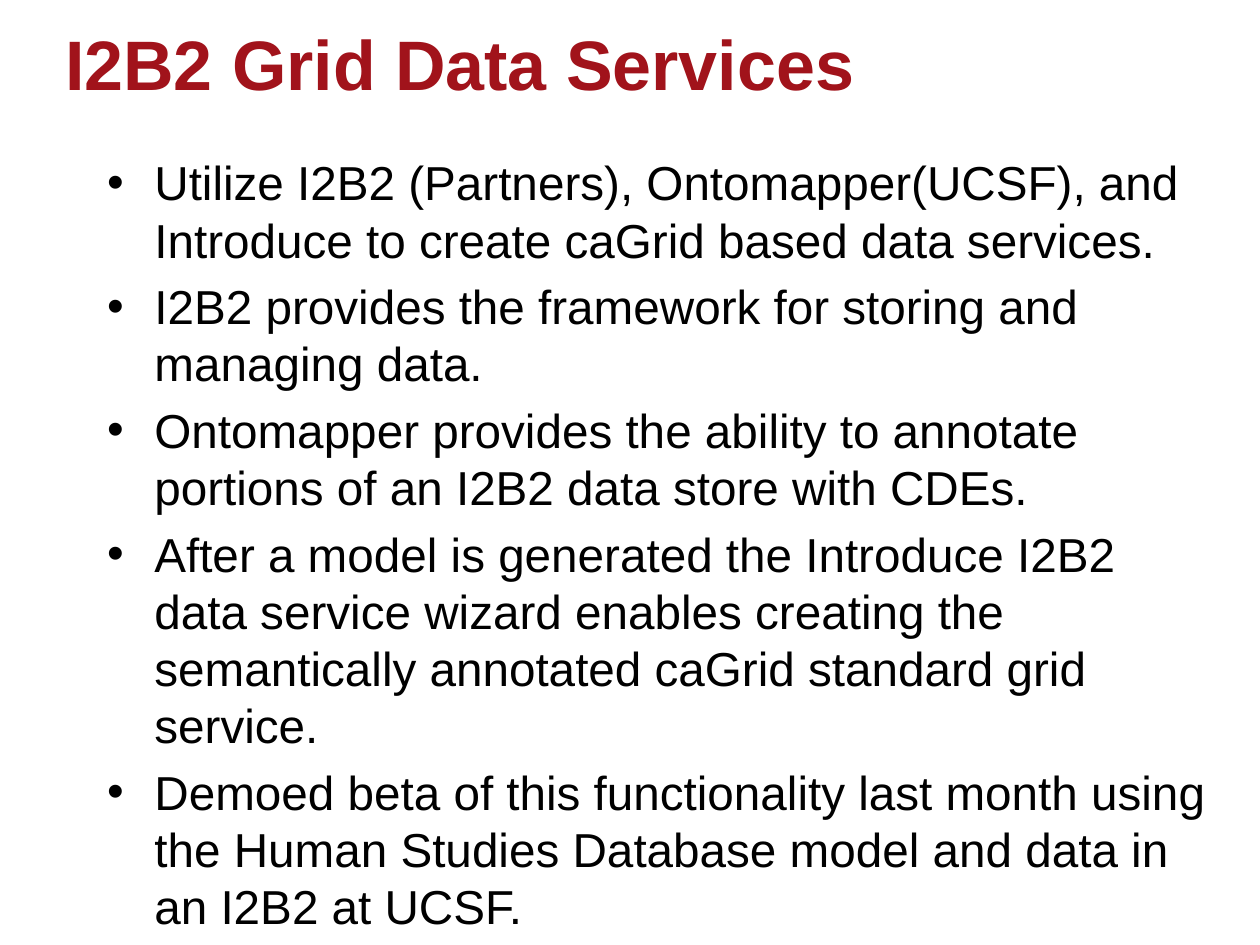
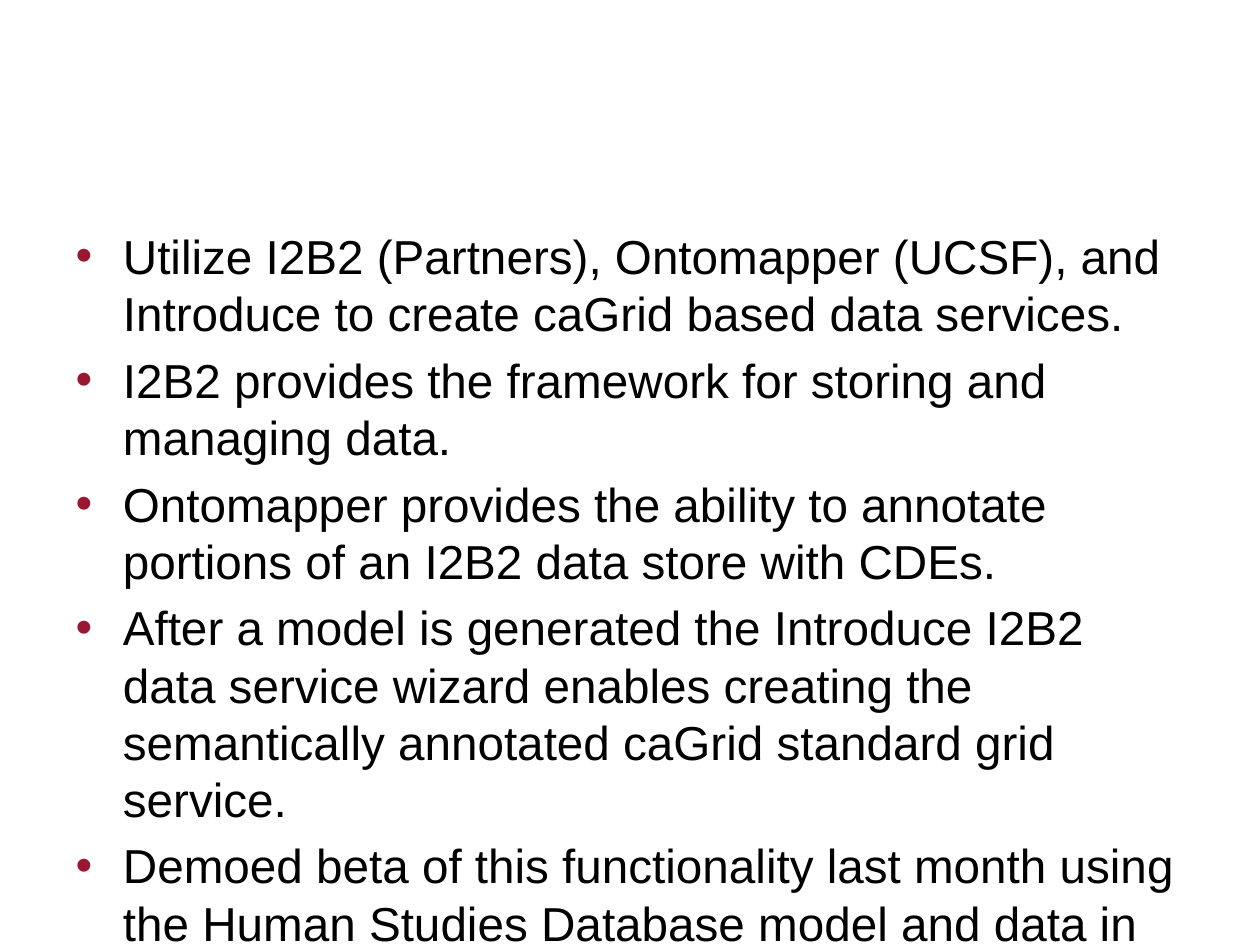
Before and after one commit to NCIP/cagrid-docs, a slide deck: slide 17 of general/presentations/200910_VCDE_ARCH/Adopting-Adapting-caGrid.pptx (slide 18 before the commit). Drawn at 1260x945 pixels with LibreOffice and Linux fonts; fonts in the diff are those of the drawing; background and template pictures are left out. Boxes give left, top, right and bottom in pixels: in the first picture for what was removed or moved away, otherwise in the second. Text is boxed around its words. In the diff, an @@ line names an element or a change of style, - is before the commit and + after.

```diff
--- a/general/presentations/200910_VCDE_ARCH/Adopting-Adapting-caGrid.pptx
+++ b/general/presentations/200910_VCDE_ARCH/Adopting-Adapting-caGrid.pptx
@@ title "I2B2 Grid Data Services": place and size @@
-title "I2B2 Grid Data Services" at (65,39,854,91)
+title "I2B2 Grid Data Services" at (266,240,1123,332)
@@ title "I2B2 Grid Data Services" at (266,240,1123,332): size 40 to 36 pt, text colour #A1131B to #FFFFFF; alignment left to right @@
@@ text "Utilize I2B2 (Partners), Ontomapper (UCSF), ...": place and size @@
-text "Utilize I2B2 (Partners), Ontomapper (UCSF), ..." at (154,165,1205,868)
+text "Utilize I2B2 (Partners), Ontomapper (UCSF), ..." at (123,239,1174,942)
@@ text at (123,239,1160,332): text changed @@
-• Utilize I2B2 (Partners), Ontomapper(UCSF), and Introduce to create caGrid based data services.
+• Utilize I2B2 (Partners), Ontomapper (UCSF), and Introduce to create caGrid based data services.
@@ text added at (803,910,1098,935), 14 pt, text #FFFFFF @@
+Center for IT Innovations in Healthcare
```
Also in this commit, not shown: 21 other slides changed, 5 slides added, 10 slides removed.
